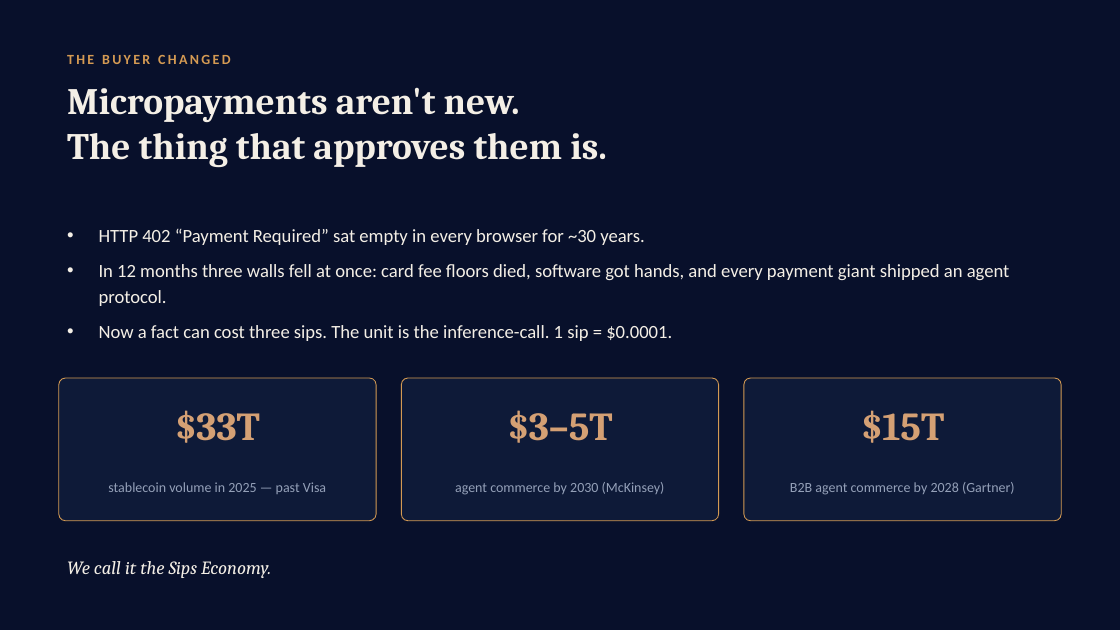
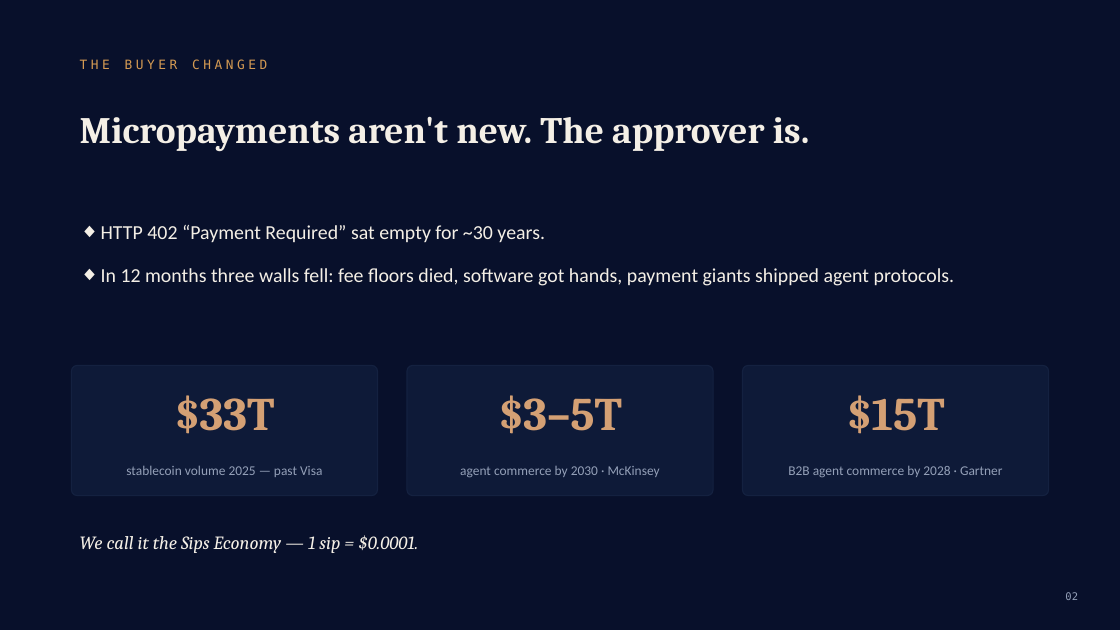
Before and after one commit to Nuru-AI/sippar-algorand-x402, a slide deck: slide 2 of docs/Sippar-Algorand-x402-Deck.pptx. Drawn at 1120x630 pixels with LibreOffice and Linux fonts; fonts in the diff are those of the drawing. Boxes give left, top, right and bottom in pixels: in the first picture for what was removed or moved away, otherwise in the second. Text is boxed around its words. In the diff, an @@ line names an element or a change of style, - is before the commit and + after.

```diff
--- a/docs/Sippar-Algorand-x402-Deck.pptx
+++ b/docs/Sippar-Algorand-x402-Deck.pptx
@@ text "THE BUYER CHANGED": place and size @@
-text "THE BUYER CHANGED" at bbox=[67, 55, 230, 64]
+text "THE BUYER CHANGED" at bbox=[80, 59, 267, 69]
@@ text "THE BUYER CHANGED" at bbox=[80, 59, 267, 69]: size 12 to 11 pt, font Calibri to DejaVu Sans Mono, letter spacing 2 to 3 pt, bold off @@
@@ text at bbox=[80, 116, 810, 152]: text changed @@
-Micropayments aren't new.
-The thing that approves them is.
+Micropayments aren't new. The approver is.
@@ text at bbox=[101, 225, 954, 286]: text changed; size 16 to 17 pt @@
-• HTTP 402 “Payment Required” sat empty in every browser for ~30 years.
-• In 12 months three walls fell at once: card fee floors died, software got hands, and every payment giant shipped an agent protocol.
-• Now a fact can cost three sips. The unit is the inference-call. 1 sip = $0.0001.
+◆ HTTP 402 “Payment Required” sat empty for ~30 years.
+◆ In 12 months three walls fell: fee floors died, software got hands, payment giants shipped agent protocols.
@@ text "$33T": place and size @@
-text "$33T" at bbox=[175, 410, 260, 443]
+text "$33T" at bbox=[174, 395, 274, 434]
@@ rounded rectangle: place and size @@
-rounded rectangle at bbox=[59, 378, 376, 521]
+rounded rectangle at bbox=[71, 365, 377, 496]
@@ text "$3–5T": place and size @@
-text "$3–5T" at bbox=[507, 410, 612, 443]
+text "$3–5T" at bbox=[498, 395, 622, 434]
@@ rounded rectangle: place and size @@
-rounded rectangle at bbox=[402, 378, 719, 521]
+rounded rectangle at bbox=[407, 365, 712, 496]
@@ size 34 to 40 pt in 3 elements at bbox=[498, 395, 622, 434], bbox=[174, 395, 274, 434], bbox=[846, 395, 944, 434] @@
@@ text "$15T": place and size @@
-text "$15T" at bbox=[861, 410, 945, 443]
+text "$15T" at bbox=[846, 395, 944, 434]
@@ outline #D49A53 0.75 pt to #142140 1 pt; proportions changed in 3 elements at bbox=[407, 365, 712, 496], bbox=[71, 365, 377, 496], bbox=[743, 365, 1049, 496] @@
@@ rounded rectangle: place and size @@
-rounded rectangle at bbox=[744, 378, 1062, 521]
+rounded rectangle at bbox=[743, 365, 1049, 496]
@@ text at bbox=[126, 466, 322, 477]: text changed; size 12 to 11.5 pt @@
-stablecoin volume in 2025 — past Visa
+stablecoin volume 2025 — past Visa
@@ text at bbox=[460, 466, 660, 477]: text changed; size 12 to 11.5 pt @@
-agent commerce by 2030 (McKinsey)
+agent commerce by 2030 · McKinsey
@@ text at bbox=[788, 466, 1002, 477]: text changed; size 12 to 11.5 pt @@
-B2B agent commerce by 2028 (Gartner)
+B2B agent commerce by 2028 · Gartner
@@ text at bbox=[80, 535, 418, 553]: text changed @@
-We call it the Sips Economy.
+We call it the Sips Economy — 1 sip = $0.0001.
@@ text added at bbox=[1065, 592, 1078, 600], 9 pt, text #94A0B8 @@
+02
```
Also in this commit, not shown: 5 other slides changed.
